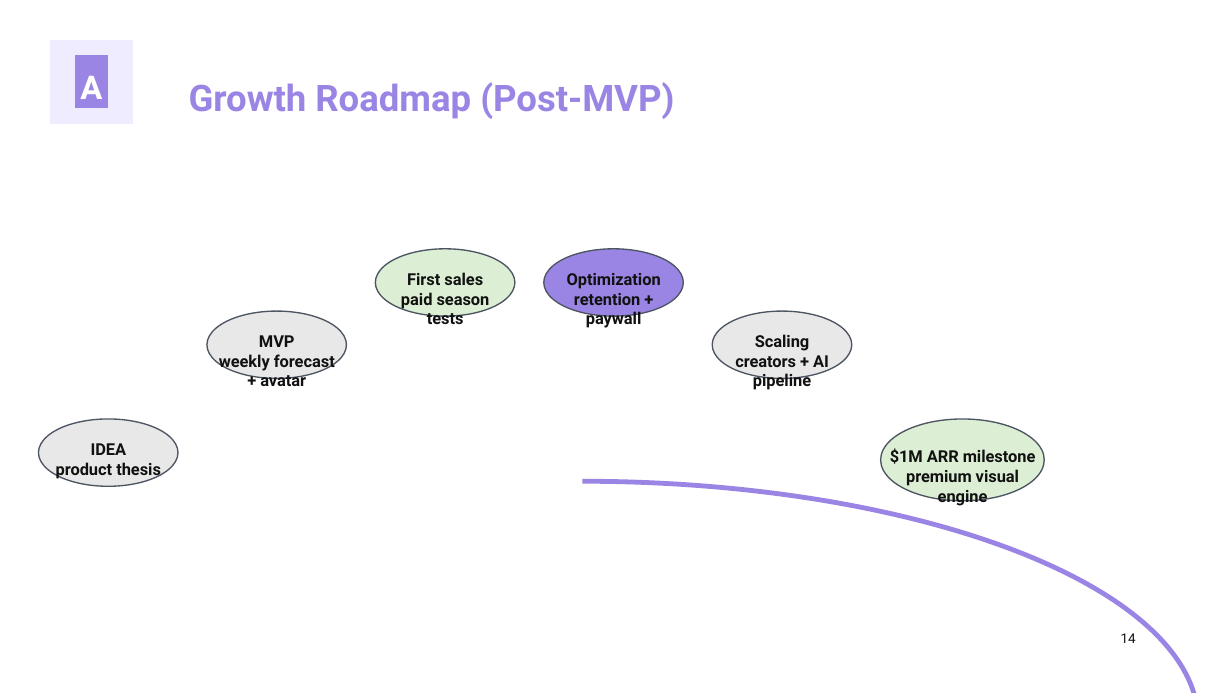
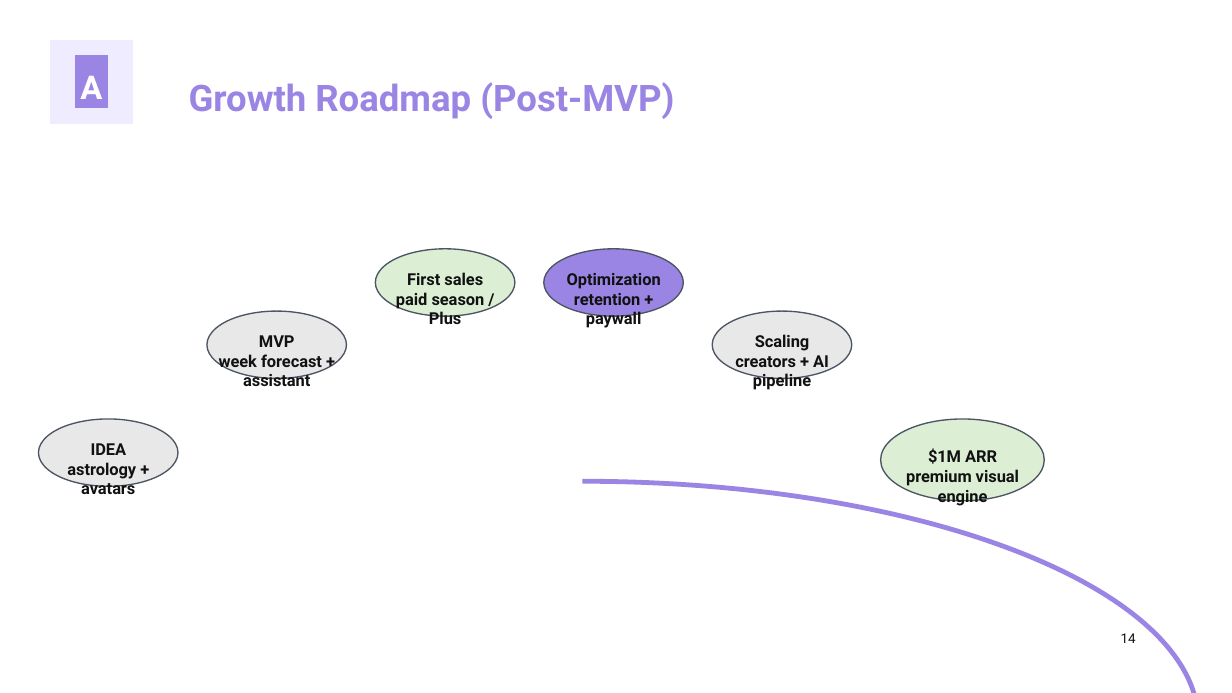
Before and after one commit to kirbudilov01/alina-research, a slide deck: slide 14 of output/pptx/AURA_TRENDVI_STYLE_DECK.pptx. Drawn at 1232x693 pixels with LibreOffice and Linux fonts; fonts in the diff are those of the drawing. Boxes give left, top, right and bottom in pixels: in the first picture for what was removed or moved away, otherwise in the second. Text is boxed around its words. In the diff, an @@ line names an element or a change of style, - is before the commit and + after.

```diff
--- a/output/pptx/AURA_TRENDVI_STYLE_DECK.pptx
+++ b/output/pptx/AURA_TRENDVI_STYLE_DECK.pptx
@@ text at [396,292,485,329]: text changed @@
-paid season tests
+paid season / Plus
@@ text at [219,354,322,386]: text changed @@
-weekly forecast + avatar
+week forecast + assistant
@@ text at [928,448,997,464]: text changed @@
-$1M ARR milestone
+$1M ARR
@@ text at [67,462,136,494]: text changed @@
-product thesis
+astrology + avatars
```
Also in this commit, not shown: 16 other slides changed, 3 other files.
